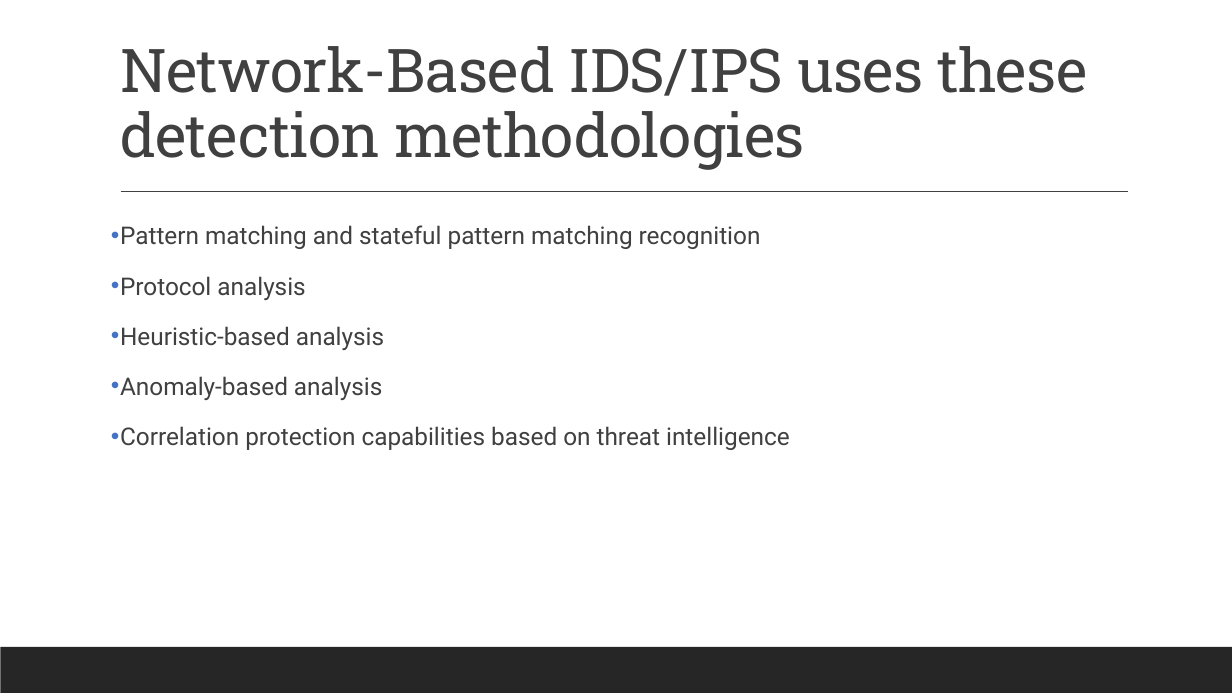
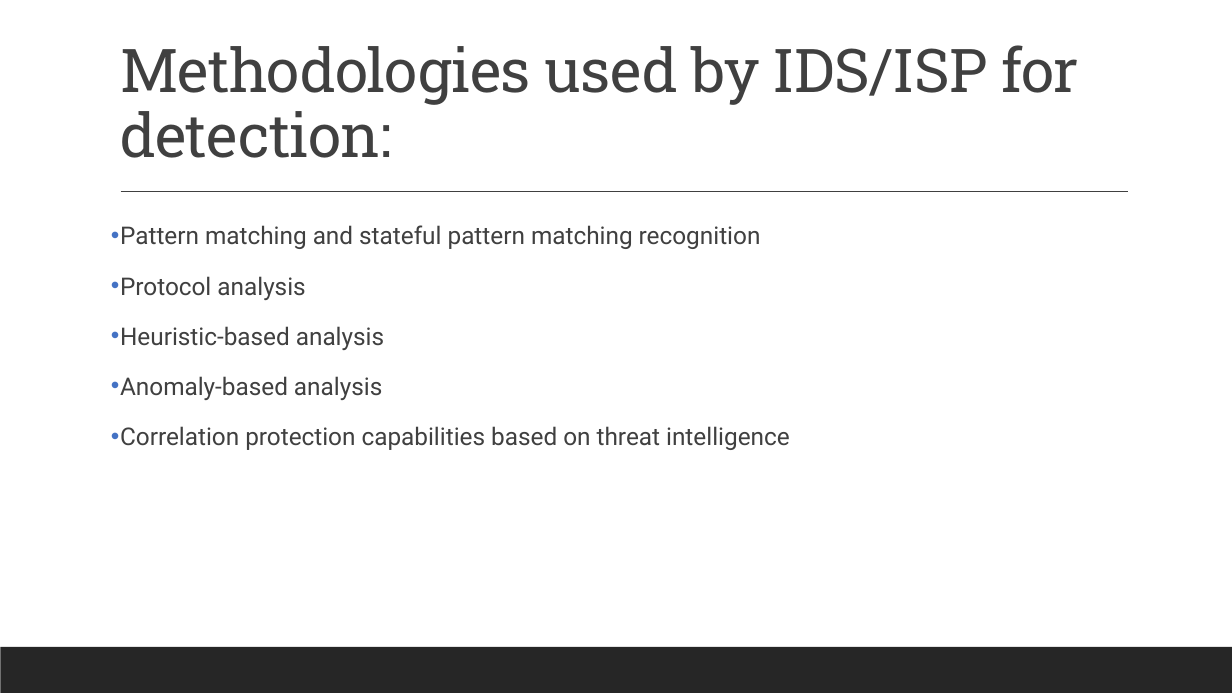
Before and after one commit to ronnie-1947/access-control-ppt, a slide deck: slide 27 of Access Control.pptx (slide 26 before the commit). Drawn at 1232x693 pixels with LibreOffice and Linux fonts; fonts in the diff are those of the drawing. Boxes give left, top, right and bottom in pixels: in the first picture for what was removed or moved away, otherwise in the second. Text is boxed around its words. In the diff, an @@ line names an element or a change of style, - is before the commit and + after.

```diff
--- a/Access Control.pptx
+++ b/Access Control.pptx
@@ title at (x1=120, y1=45, x2=1079, y2=158): text changed @@
-Network-Based IDS/IPS uses these detection methodologies
+Methodologies used by IDS/ISP for detection:
```
Also in this commit, not shown: 15 other slides changed, 1 slide added.
